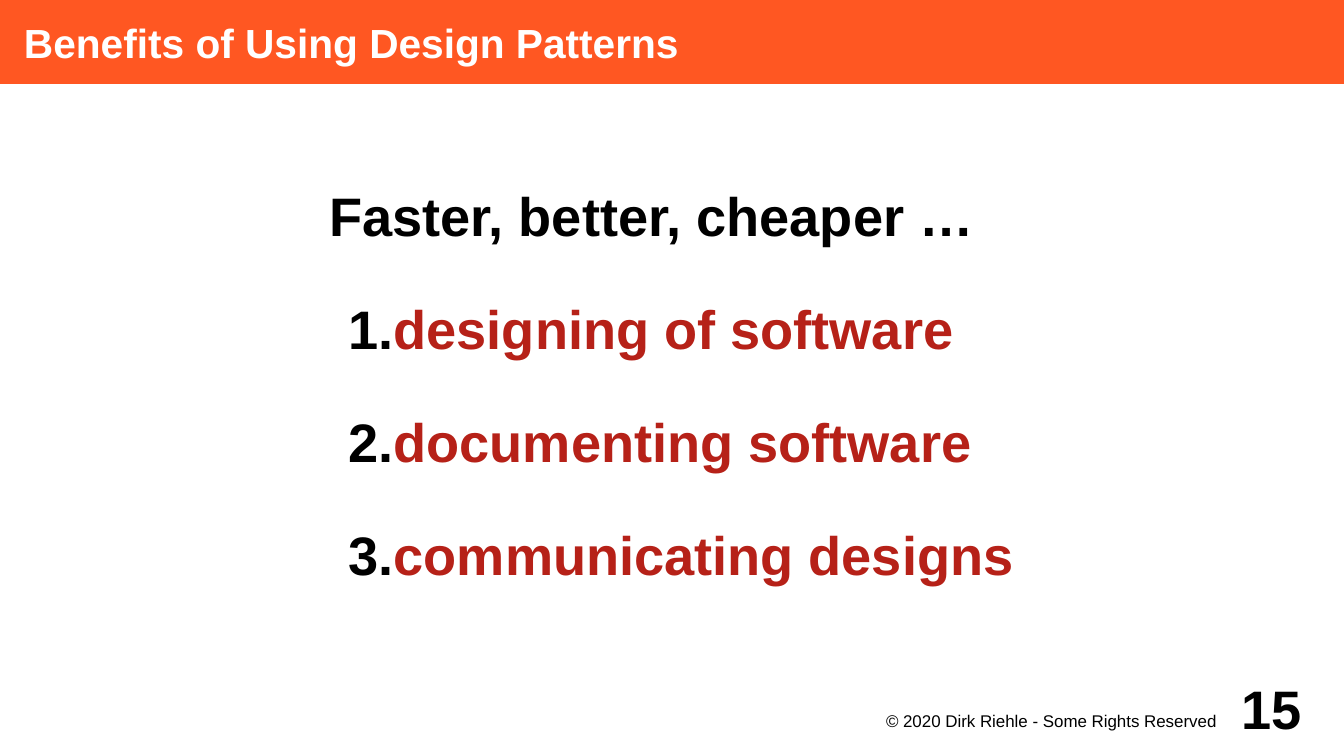
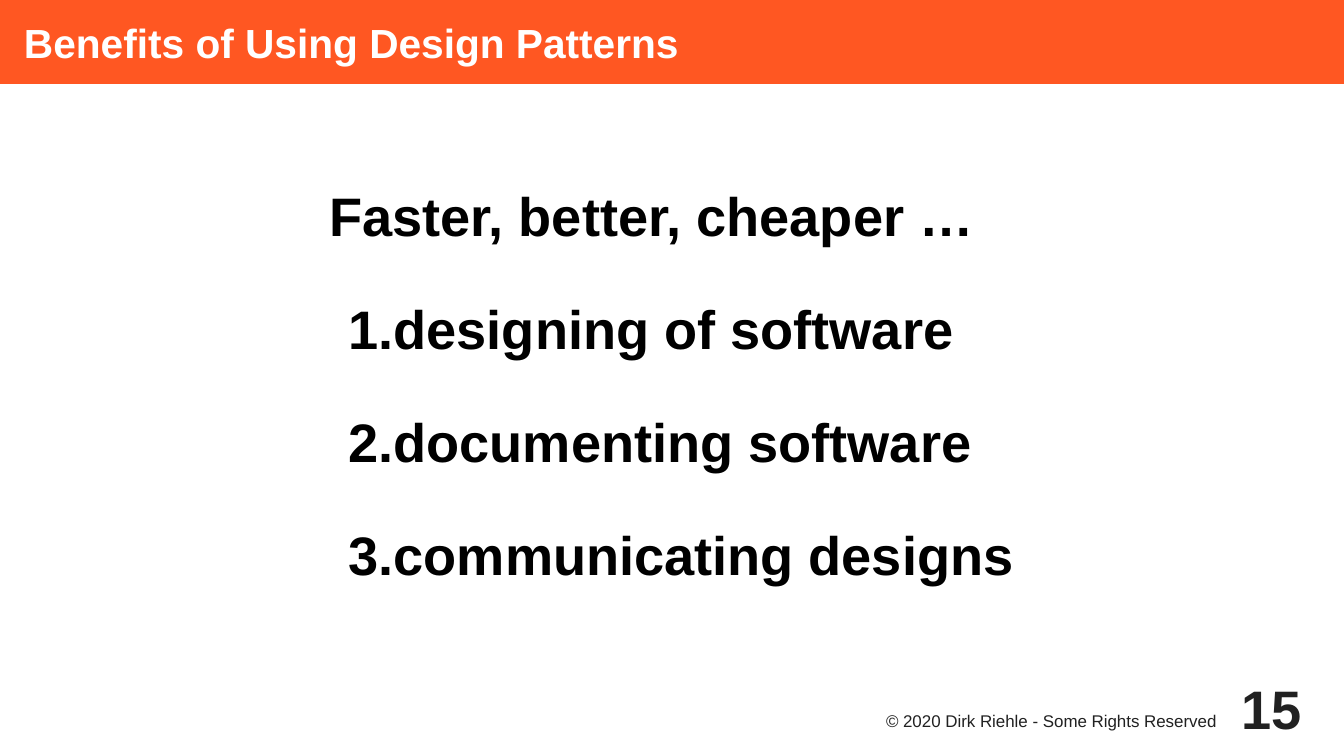
Before and after one commit to dirkriehle/adap-course, a slide deck: slide 15 of Lecture Slides/ADAP C08 - Design Patterns.odp. Drawn at 1344x756 pixels with LibreOffice and Linux fonts; fonts in the diff are those of the drawing. Boxes give left, top, right and bottom in pixels: in the first picture for what was removed or moved away, otherwise in the second. Text is boxed around its words. In the diff, an @@ line names an element or a change of style, - is before the commit and + after.

```diff
--- a/Lecture Slides/ADAP C08 - Design Patterns.odp
+++ b/Lecture Slides/ADAP C08 - Design Patterns.odp
@@ subtitle at (x1=348, y1=309, x2=1014, y2=584): text colour #B62118 to #000000 in "designing of software", "documenting software", "communicating designs" @@
@@ page number at (x1=1242, y1=691, x2=1302, y2=730): text colour #000000 to #212121 @@
@@ text "© 2020 Dirk Riehle - ..." at (x1=903, y1=714, x2=1216, y2=731): text colour #000000 to #212121 @@
```
Also in this commit, not shown: 36 other slides changed, 3 other files.
